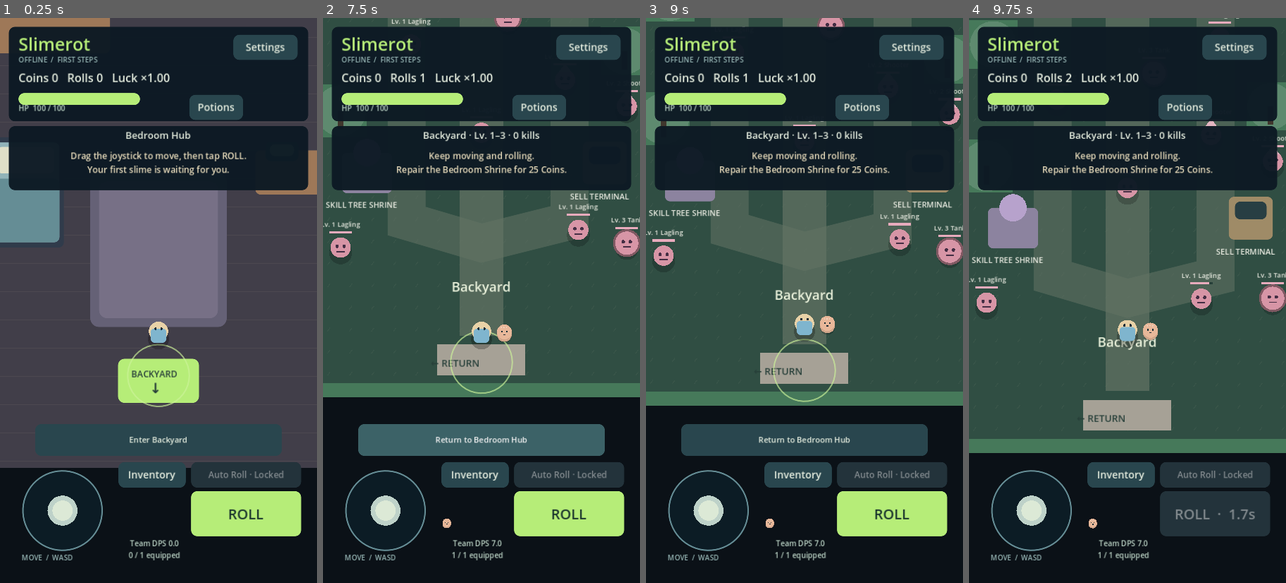
Above: before the commit, frames 1-4 (left to right).
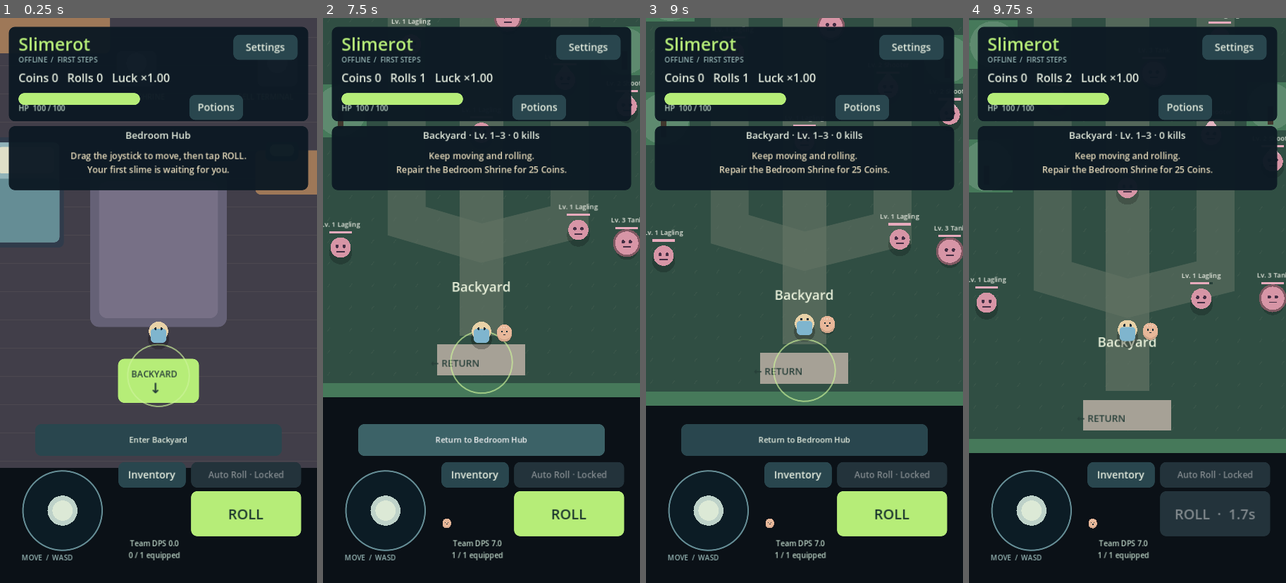
Above: after the commit, the same moments.

Repository: kristijannema-ai/Slimerot
Game: Godot game, scene res://scenes/Slimerot.tscn
Two runs of this game, one before a commit and one after it. Both use one fixed random seed, a clock stepped at 60 frames per second and the inputs below.
Inputs (mouse positions are in pixels of both pictures, inside the frame that each line leads up to):
- Up to frame 1 (0.25 s): no input
- Up to frame 2 (7.5 s): click "Potions" at 0.5 s; click "Inventory" at 1.25 s; click "Inventory" at 2 s; click "ROLL" at 2.75 s; click "Team" at 3.5 s; click "Collection" at 4.25 s; click "Stats" at 5 s; click "Settings" at 5.75 s; click "Resume" at 6.5 s; click "Enter Backyard" at 7.25 s
- Up to frame 3 (9 s): click "Return to Bedroom Hub" at 8 s; tap Enter at 8.75 s; move the mouse to (788, 413) at 8.77 s; hold W (move_up) from 8.78 s (still down); hold E (interact) from 8.78 s (still down); click (788, 413) at 8.92 s
- Up to frame 4 (9.75 s): tap Space (roll) at 9.05 s; release W (move_up) at 9.5 s; release E (interact) at 9.5 s; drag from (1222, 385) to (1111, 413) at 9.52 s

The runs differ from the first frame. In frame 2, 0.4% of the frame differs, in the area x 0-97%, y 30-34%; in frame 3, 0.6%; in frame 4, 2.3%, in the area x 0-97%, y 31-44%.

Commit message:
Slimerot stage 6: scripts/world/SlimerotWorld.gd

Diff:
--- a/scripts/world/SlimerotWorld.gd
+++ b/scripts/world/SlimerotWorld.gd
@@ -5,6 +5,7 @@
 var zone_root: Node2D
 var interactions: Array[SlimerotInteraction] = []
 var current_interaction: SlimerotInteraction
+var arena: SlimerotBossArena
 
 func _ready() -> void:
 	configure_input()
@@ -18,6 +19,8 @@
 	hud.interact_requested.connect(interact)
 	WorldManager.zone_changed.connect(build_zone)
 	WorldManager.respawn_requested.connect(respawn_player)
+	WorldManager.boss_requested.connect(start_boss_arena)
+	WorldManager.completion_reached.connect(func(): hud.open_menu("Completion"))
 	build_zone(GameState.current_zone)
 	if "--slimerot-test" in OS.get_cmdline_user_args():
 		var test: Node = load("res://tests/SlimerotTests.gd").new()
@@ -36,6 +39,10 @@
 				InputMap.action_add_event(action, event)
 
 func build_zone(zone_id: int) -> void:
+	if is_instance_valid(arena):
+		remove_child(arena)
+		arena.queue_free()
+		arena = null
 	if is_instance_valid(zone_root):
 		remove_child(zone_root)
 		zone_root.queue_free()
@@ -62,10 +69,13 @@
 			if not WorldManager.use_exit(): hud.show_notice(WorldManager.gate_blocker(zone_id)))
 		interactions[-1].set_meta("gate",zone_id)
 		if not SlimerotCampaign.zone(zone_id).boss_id_or_null.is_empty():
-			add_interaction(Vector2(770,230),"Boss entrance",func(): hud.show_notice(WorldManager.boss_encounter_prompt(zone_id)))
-		if zone_id == 1:
-			add_interaction(Vector2(240,990),"Repair Skill Tree Shrine · 25 Coins",func(): repair("skill_tree_shrine"))
-			add_interaction(Vector2(780,970),"Repair Sell Terminal · 75 Coins",func(): repair("sell_terminal"))
+			add_interaction(Vector2(770,230),"Boss entrance",func():
+				if not WorldManager.start_boss(zone_id): hud.show_notice(WorldManager.boss_encounter_prompt(zone_id)))
+	for row in SlimerotEncounters.STRUCTURES:
+		if row[1] == zone_id:
+			var id: String = row[0]
+			add_interaction(row[4],id.replace("_"," ").capitalize()+" · %s Coins" % SlimeDatabase.format_number(row[2]),func(): repair(id))
+			interactions[-1].set_meta("structure",id)
 	respawn_player()
 	if WorldManager.arriving_from_next: player.position = SlimerotCampaign.RETURN_ARRIVAL
 	reset_camera()
@@ -75,9 +85,30 @@
 	for child in player.get_children():
 		if child is Camera2D: child.reset_smoothing()
 
+func start_boss_arena(zone_id: int) -> void:
+	hud.close_menu()
+	arena = SlimerotBossArena.new()
+	arena.zone_id = zone_id
+	arena.z_index = -1
+	add_child(arena)
+	hud.notice.text = ""
+	hud.notice_seconds = 0
+	player.global_position = SlimerotEncounters.ARENA_ORIGIN + SlimerotEncounters.PLAYER_START
+	reset_camera()
+	arena.finished.connect(func(won: bool, died: bool):
+		var old := arena
+		arena = null
+		remove_child(old)
+		old.queue_free()
+		if not died:
+			player.position = Vector2(770,330)
+			reset_camera()
+			hud.show_notice("Boss defeated! First-kill rewards saved." if won else "Boss reset. Your progress is safe.")
+	)
+
 func repair(id: String) -> void:
 	if GameState.structure_unlocked_flags.get(id, false):
-		hud.open_menu("Skills" if id == "skill_tree_shrine" else "Inventory")
+		hud.open_menu({"skill_tree_shrine":"Skills","sell_terminal":"Inventory","potion_bench":"Potions","fast_travel_pillar":"Map","mutation_lab":"Mutation"}[id])
 	elif WorldManager.repair(id):
 		hud.show_notice("Repaired! Available from the Slimerot HUD.")
 	else:
@@ -110,7 +141,7 @@
 	interactions.append(component)
 
 func interact() -> void:
-	if GameState.player_dead: return
+	if GameState.player_dead or WorldManager.boss_active: return
 	if not GameState.is_paused() and is_instance_valid(current_interaction):
 		current_interaction.activate(player.global_position)
 
@@ -126,17 +157,13 @@
 	current_interaction = null
 	var distance := SlimerotBalance.INTERACT_RANGE + 1.0
 	for component in interactions:
-		if component.has_meta("gate"): component.prompt = WorldManager.gate_prompt(int(component.get_meta("gate")))
+		if component.has_meta("gate"): component.prompt = "Enter Completion Portal" if GameState.current_zone == 8 and GameState.completion_portal_unlocked else WorldManager.gate_prompt(int(component.get_meta("gate")))
+		if component.has_meta("structure") and GameState.structure_unlocked_flags.get(component.get_meta("structure"),false): component.prompt = "Open " + str(component.get_meta("structure")).replace("_"," ").capitalize()
 		var candidate := component.global_position.distance_to(player.global_position)
 		if component.is_available(player.global_position) and candidate < distance:
 			distance = candidate
 			current_interaction = component
 	var prompt := current_interaction.prompt if current_interaction != null else ""
-	if current_interaction != null and GameState.current_zone == 1:
-		if current_interaction.position.x == 240 and GameState.structure_unlocked_flags.get("skill_tree_shrine", false):
-			prompt = "Open Skill Tree"
-		elif current_interaction.position.x == 780 and GameState.structure_unlocked_flags.get("sell_terminal", false):
-			prompt = "Open Sell Terminal"
 	hud.set_interaction(prompt)
 	queue_redraw()
 
@@ -168,13 +195,6 @@
 		label_at(Vector2(438, 1194), "BACKYARD", 20, Color("273f39"))
 		label_at(Vector2(480, 1230), "↓", 32, Color("273f39"))
 	else:
-		if GameState.current_zone == 1:
-			rounded(Rect2(183,945,114,92),Color("8c839f"))
-			draw_circle(Vector2(240,945),31,Color("b6ed78") if GameState.structure_unlocked_flags.get("skill_tree_shrine",false) else Color("b7a2cc"))
-			label_at(Vector2(146,1070),"SKILL TREE SHRINE",18)
-			rounded(Rect2(730,920,100,97),Color("9f8b67"))
-			rounded(Rect2(744,931,72,40),Color("b6ed78") if GameState.structure_unlocked_flags.get("sell_terminal",false) else Color("283e43"))
-			label_at(Vector2(701,1051),"SELL TERMINAL",18)
 		var next := SlimerotCampaign.zone(GameState.current_zone+1).name if GameState.current_zone < 8 else "FINAL BOSS"
 		label_at(Vector2(320,100),next.to_upper(),25)
 		label_at(Vector2(360,270),"OPEN" if WorldManager.gate_open(GameState.current_zone) else "GATE REQUIREMENTS",20)
@@ -182,5 +202,13 @@
 		if not SlimerotCampaign.zone(GameState.current_zone).boss_id_or_null.is_empty():
 			draw_arc(Vector2(770,230),55,0,TAU,32,Color("c580aa"),12)
 			label_at(Vector2(700,310),"BOSS ENTRANCE",16)
+	for row in SlimerotEncounters.STRUCTURES:
+		if row[1] != GameState.current_zone: continue
+		var at: Vector2 = row[4]
+		rounded(Rect2(at-Vector2(45,45),Vector2(90,80)),Color("727b89"))
+		draw_circle(at-Vector2(0,18),23,Color("b6ed78") if GameState.structure_unlocked_flags.get(row[0],false) else Color("bdabc9"))
+		label_at(at+Vector2(-90,65),str(row[0]).replace("_"," ").to_upper(),17)
+	if GameState.current_zone == 8 and GameState.completion_portal_unlocked:
+		draw_arc(SlimerotCampaign.EXIT_GATE,70,0,TAU,48,Color("d3a6ff"),14)
 	if is_instance_valid(current_interaction):
 		draw_arc(current_interaction.position, 70, 0, TAU, 40, Color(0.8, 0.95, 0.6, 0.65), 2, true)
